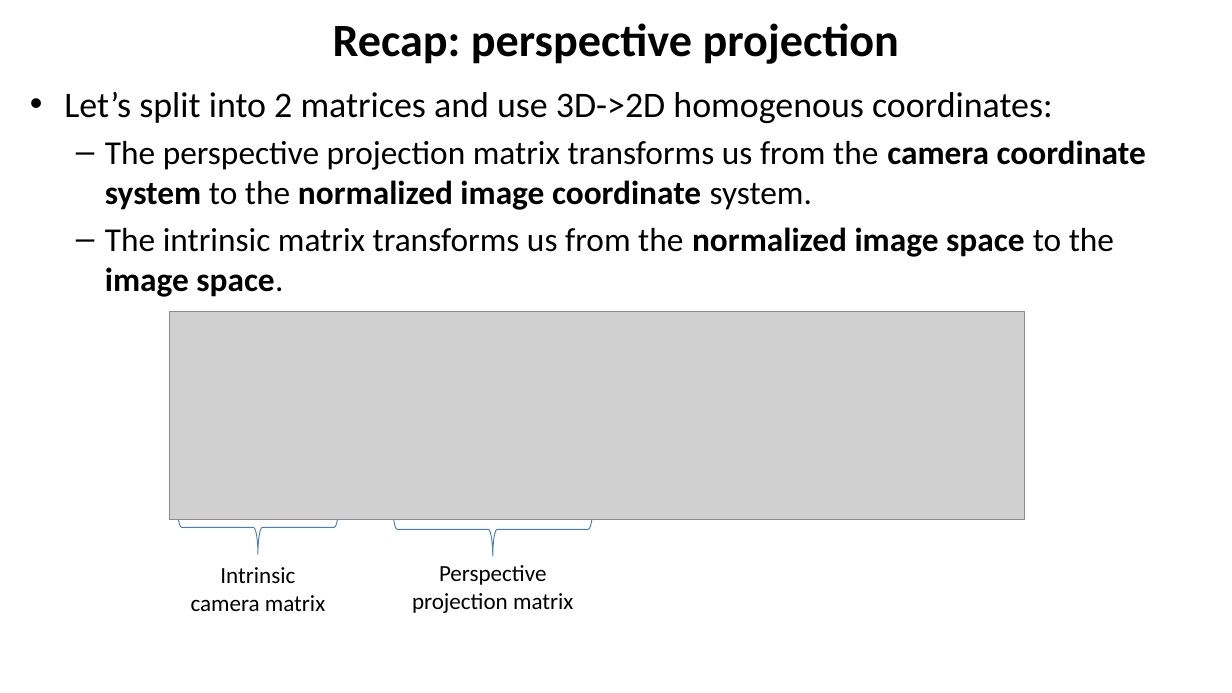
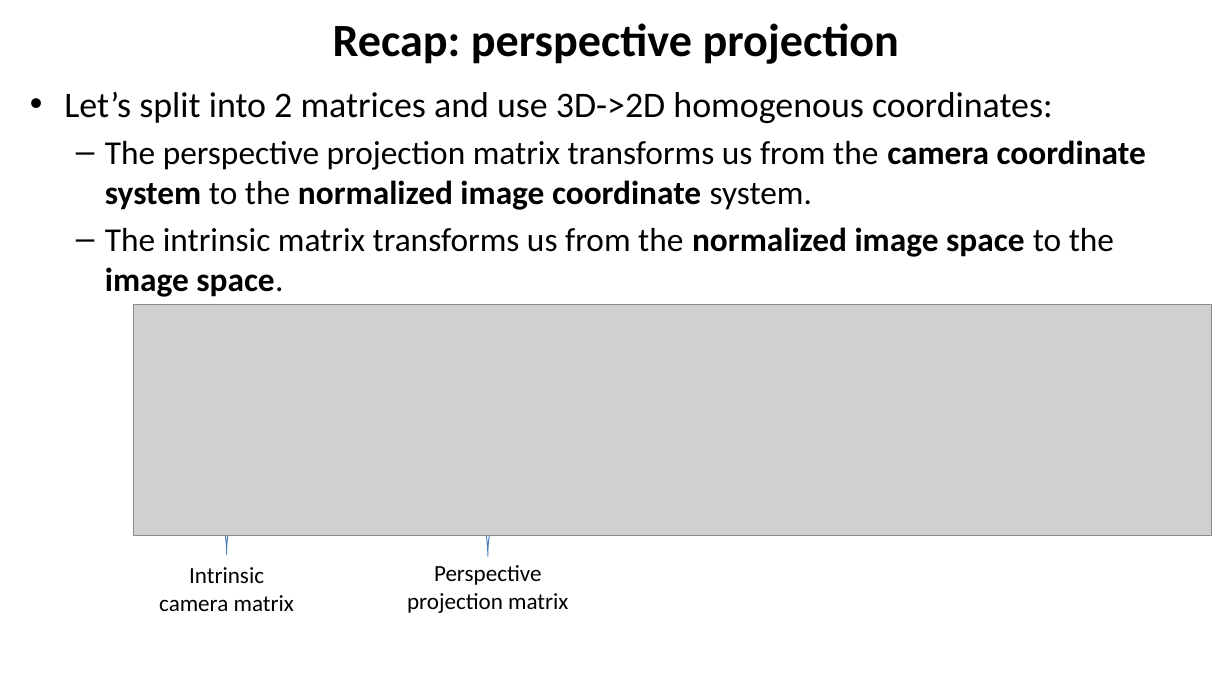
Before and after one commit to YoniChechik/AI_is_Math, a slide deck: slide 24 of c_07_camera_calibration/camera_calibration.pptx. Drawn at 1232x693 pixels with LibreOffice and Linux fonts; fonts in the diff are those of the drawing; grey boxes stand for pictures. Boxes give left, top, right and bottom in pixels: in the first picture for what was removed or moved away, otherwise in the second. Text is boxed around its words. In the diff, an @@ line names an element or a change of style, - is before the commit and + after.

```diff
--- a/c_07_camera_calibration/camera_calibration.pptx
+++ b/c_07_camera_calibration/camera_calibration.pptx
@@ picture: place and size @@
-picture at box(169, 311, 1024, 519)
+picture at box(133, 305, 1212, 536)
@@ left brace: place and size @@
-left brace at box(177, 500, 339, 554)
+left brace at box(146, 500, 307, 554)
@@ left brace: place and size @@
-left brace at box(392, 502, 593, 556)
+left brace at box(388, 502, 588, 556)
@@ text "Intrinsic camera matrix": place and size @@
-text "Intrinsic camera matrix" at box(191, 567, 325, 611)
+text "Intrinsic camera matrix" at box(159, 567, 294, 611)
@@ text "Perspective projection matrix": place and size @@
-text "Perspective projection matrix" at box(412, 565, 573, 613)
+text "Perspective projection matrix" at box(407, 565, 568, 613)
```
Also in this commit, not shown: 7 other slides changed, 8 slides added, 6 slides removed, 6 other files.
